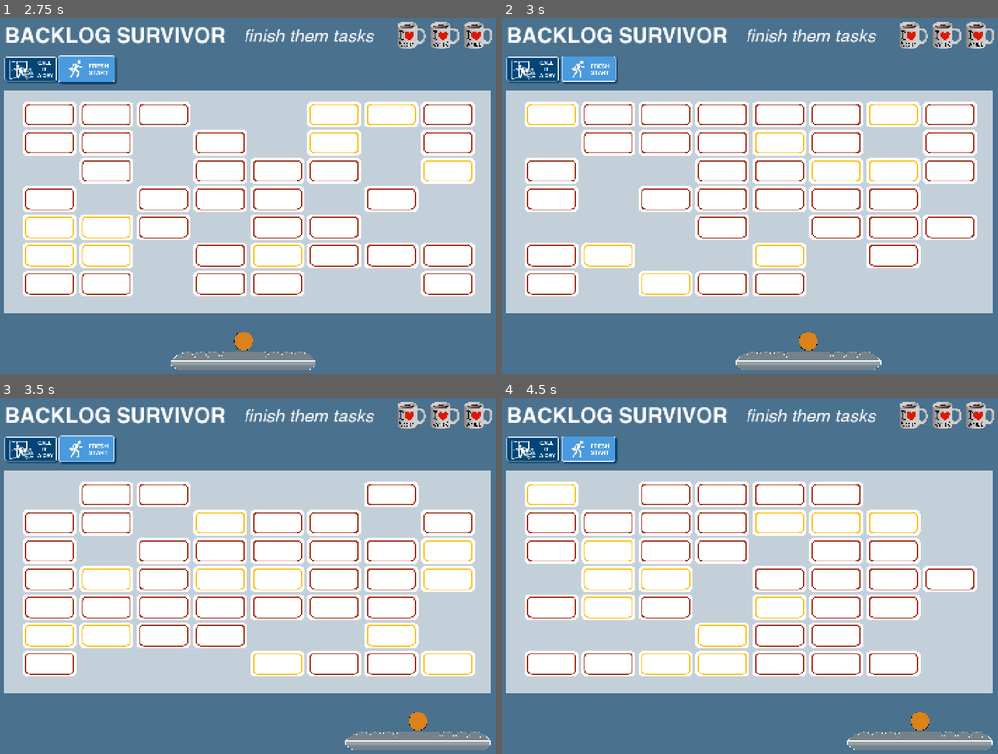
Above: before the commit, frames 1-4 (two rows, left to right).
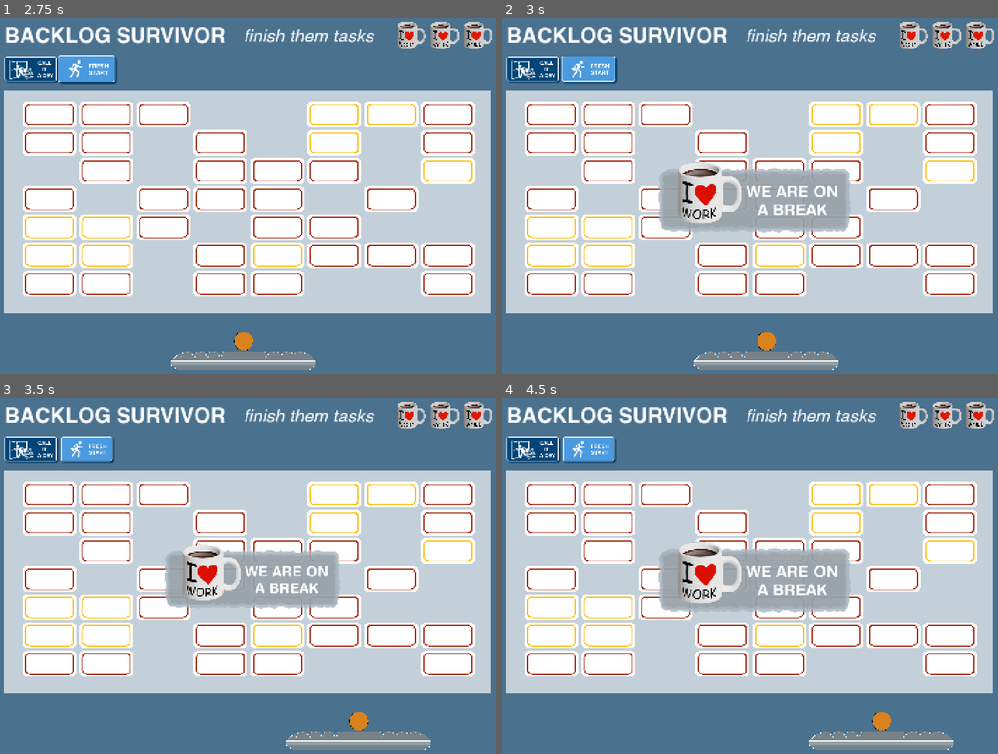
Above: after the commit, the same moments.

Repository: grkovalev/office-game
Game: Godot game, scene res://backlogarkanoid.tscn
The game is run twice, just before and just after one commit, with the same random seed, the same clock (stepped at 60 frames per second) and the same inputs. This scene is started directly instead of the project's main scene.
Inputs (mouse positions are in pixels of both pictures, inside the frame that each line leads up to):
- Up to frame 1 (2.75 s): click (89, 71) at 0.5 s; click (89, 71) at 1.25 s; click (89, 71) at 2 s
- Up to frame 2 (3 s): tap Enter at 2.75 s; move the mouse to (859, 174) at 2.77 s; hold Right (ui_right) from 2.78 s (still down); tap Space at 2.85 s; click (859, 174) at 2.92 s
- Up to frame 3 (3.5 s): keep holding Right (ui_right); tap Space at 3.02, 3.32 s
- Up to frame 4 (4.5 s): release Right (ui_right) at 3.5 s; drag from (640, 593) to (715, 650) at 3.52 s; tap Space at 4.25, 4.35 s; move the mouse to (794, 490) at 4.27 s; hold Right (ui_right) from 4.28 s (still down)

Frame 1 is identical in both runs. In frame 2, 23% of the frame differs, in the area x 4-96%, y 11-99%; in frame 3, 23%; in frame 4, 28%, in the area x 4-99%, y 10-99%.

Commit message:
pause on spacebar behaviour

Diff:
--- a/backlogarkanoid.tscn
+++ b/backlogarkanoid.tscn
@@ -11,6 +11,8 @@
 [ext_resource type="Script" uid="uid://dntcmvvn6xo4c" path="res://ball_char.gd" id="6_7afv6"]
 [ext_resource type="Script" uid="uid://cthnwkgja4w3y" path="res://animbttn.gd" id="6_n4sgu"]
 [ext_resource type="Texture2D" uid="uid://wa2lfcxynxf5" path="res://ui_buttons/backlogarkanoid/ui_backlogarkanoid/mug_atlas.png" id="9_qovi6"]
+[ext_resource type="Texture2D" uid="uid://dyay3bbq4tuoo" path="res://ui_buttons/backlogarkanoid/ui_backlogarkanoid/pauseimg.png" id="12_7qgsj"]
+[ext_resource type="Script" uid="uid://b6vpfbirj0xb3" path="res://pause_input_handler.gd" id="13_pausein"]
 
 [sub_resource type="Gradient" id="Gradient_k6kum"]
 colors = PackedColorArray(0.2901961, 0.44313726, 0.5568628, 1, 0.2901961, 0.44313726, 0.5568628, 1)
@@ -188,3 +190,10 @@
 offset_bottom = 242.0
 texture_normal = SubResource("AtlasTexture_7afv6")
 script = ExtResource("6_n4sgu")
+
+[node name="pause" type="Node2D" parent="." unique_id=1480605835]
+position = Vector2(776, 536)
+script = ExtResource("13_pausein")
+
+[node name="Sprite2D" type="Sprite2D" parent="pause" unique_id=988406068]
+texture = ExtResource("12_7qgsj")
--- a/main_backlogarkanoid.gd
+++ b/main_backlogarkanoid.gd
@@ -25,6 +25,7 @@
 	get_node("health/02_heathcup"),
 	get_node("health/03_heathcup")
 ]
+@onready var pause_node: Node2D = $pause
 
 var paddle_half_width: float
 var paddle_half_height: float
@@ -32,12 +33,20 @@
 var _initial_player_position: Vector2
 var lives_remaining: int = 3
 var _health_animation_running: bool = false
+var is_paused: bool = false
+var _pause_base_scale: Vector2 = Vector2.ONE
 
 func _ready() -> void:
 	_initial_player_position = player_ctrl.position
 	exitbtn.pressed.connect(_on_exitbtn_pressed)
 	restartbtn.pressed.connect(_on_restartbtn_pressed)
 	ball_char.hit_bottom.connect(_on_ball_hit_bottom)
+	_pause_base_scale = pause_node.scale
+	pause_node.hide()
+	# Restart/exit only on left click, not Space/Enter
+	exitbtn.focus_mode = Control.FOCUS_NONE
+	restartbtn.focus_mode = Control.FOCUS_NONE
+
 	var paddle_shape := paddle_coll.shape as RectangleShape2D
 	paddle_half_width = 0.5 * paddle_shape.size.x * paddle_coll.global_scale.x
 	paddle_half_height = 0.5 * paddle_shape.size.y * paddle_coll.global_scale.y
@@ -48,7 +57,45 @@
 	for i in range(health_cup_sprites.size()):
 		health_cup_sprites[i].region_rect = HEALTHCUP_REGION_FRAME_0
 
+func _input(event: InputEvent) -> void:
+	# Only runs when game is not paused; when paused, PauseInputHandler handles Space
+	if event is InputEventKey:
+		var key_ev: InputEventKey = event
+		if key_ev.pressed and not key_ev.echo and key_ev.keycode == KEY_SPACE:
+			_toggle_pause()
+			get_viewport().set_input_as_handled()
+
+func _toggle_pause() -> void:
+	if is_paused:
+		_unpause_game()
+	else:
+		_pause_game()
+
+func _pause_game() -> void:
+	is_paused = true
+	get_tree().paused = true
+	pause_node.show()
+	pause_node.scale = _pause_base_scale * 0.3  # Start small for pop
+	# Tween must run on pause node so it keeps playing while tree is paused (pause node has PROCESS_MODE_ALWAYS)
+	var tween := pause_node.create_tween()
+	tween.set_parallel(false)
+	# Burst: scale up past 1
+	tween.tween_property(pause_node, "scale", _pause_base_scale * 1.18, 0.12)
+	tween.set_trans(Tween.TRANS_BACK)
+	tween.set_ease(Tween.EASE_OUT)
+	# Squeeze: settle to normal
+	tween.tween_property(pause_node, "scale", _pause_base_scale, 0.15)
+	tween.set_trans(Tween.TRANS_BACK)
+	tween.set_ease(Tween.EASE_OUT)
+
+func _unpause_game() -> void:
+	is_paused = false
+	get_tree().paused = false
+	pause_node.hide()
+
 func _physics_process(delta: float) -> void:
+	if is_paused:
+		return
 	_update_paddle(delta)
 
 func _update_paddle(_delta: float) -> void:
@@ -119,6 +166,11 @@
 	)
 
 func _restart_game() -> void:
+	# Clear pause so pause node hides and game unfreezes
+	if is_paused:
+		is_paused = false
+		get_tree().paused = false
+		pause_node.hide()
 	lives_remaining = 3
 	_health_animation_running = false
 	# Restore all health cups: visible, frame 0, full opacity
--- /dev/null
+++ b/pause_input_handler.gd
@@ -0,0 +1,14 @@
+extends Node
+## Runs when the scene tree is paused; forwards Space to parent to toggle pause.
+
+func _ready() -> void:
+	set_process_mode(PROCESS_MODE_ALWAYS)
+
+func _input(event: InputEvent) -> void:
+	if event is InputEventKey:
+		var key_ev: InputEventKey = event
+		if key_ev.pressed and not key_ev.echo and key_ev.keycode == KEY_SPACE:
+			var main = get_parent()
+			if main.has_method("_toggle_pause"):
+				main._toggle_pause()
+			get_viewport().set_input_as_handled()
Not shown, added: pause_input_handler.gd.uid
Binary file added: ui_buttons/backlogarkanoid/ui_backlogarkanoid/pauseimg.png
Not shown, added: ui_buttons/backlogarkanoid/ui_backlogarkanoid/pauseimg.png.import
